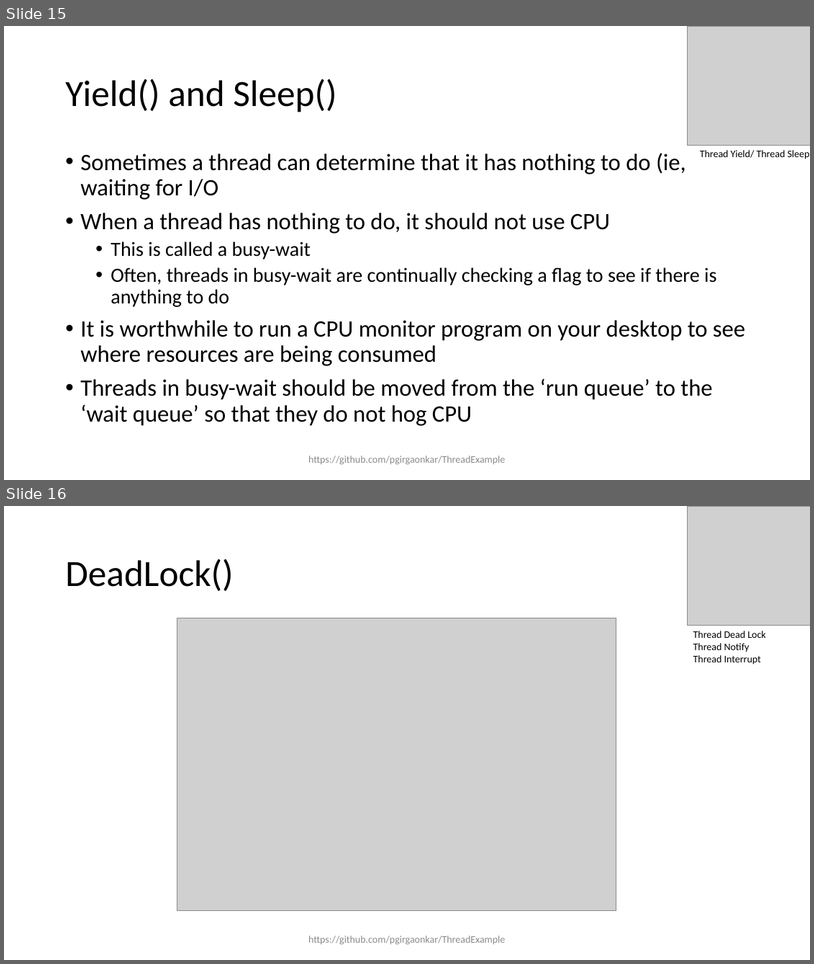
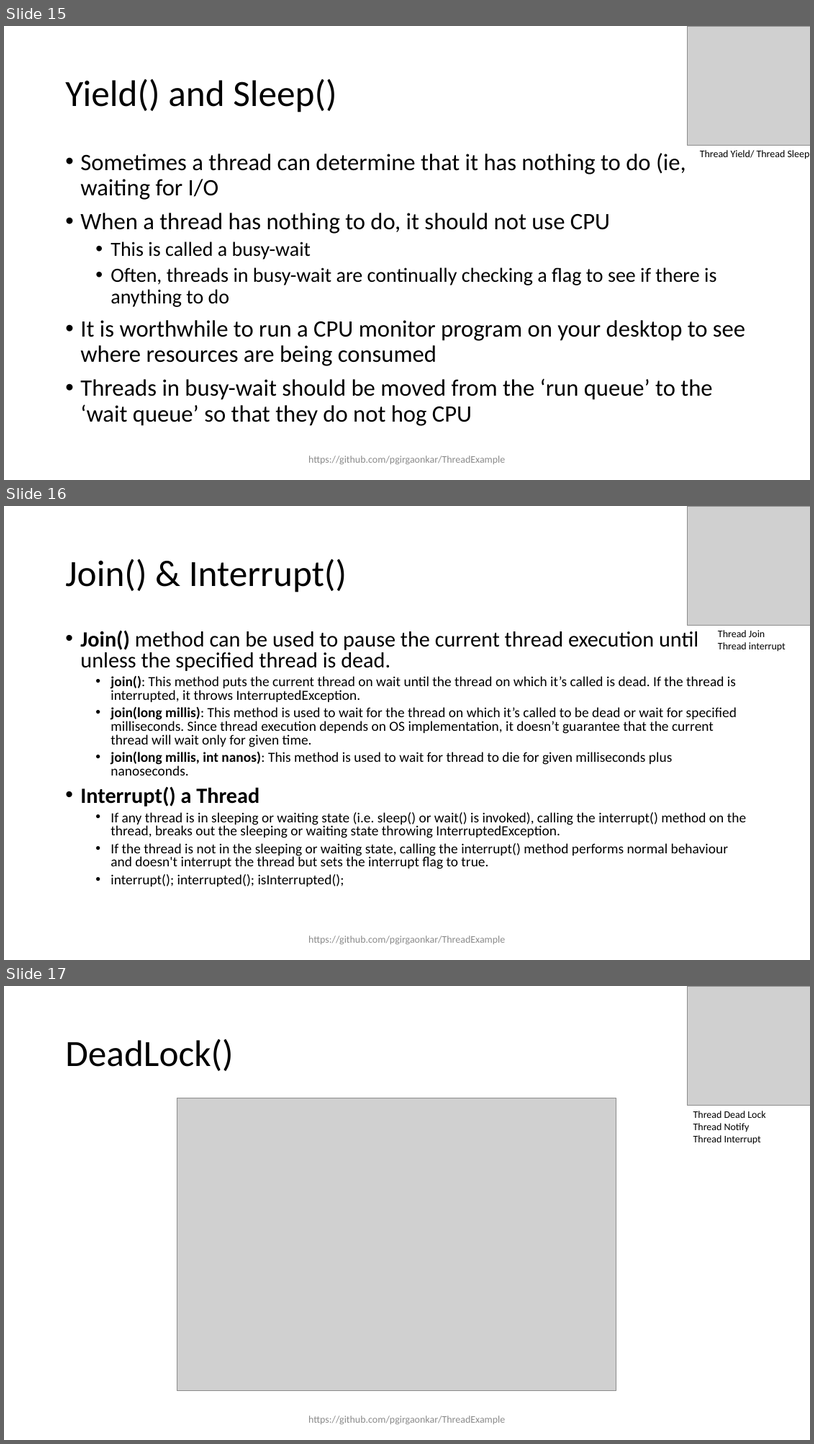
Before and after one commit to pgirgaonkar/ThreadExample, a slide deck: Concurrency.pptx. Shown one above the other, each under a label of ours: slides 15 and 16 before the commit, slides 15, 16 and 17 after it. The pictures are 814x964 and 814x1444 pixels, drawn with LibreOffice and Linux fonts; fonts in the diff are those of the drawing; grey boxes stand for pictures. Boxes give left, top, right and bottom in pixels: in the first picture for what was removed or moved away, otherwise in the second. Text is boxed around its words. In the diff, an @@ line names an element or a change of style, - is before the commit and + after.

```diff
--- a/Concurrency.pptx
+++ b/Concurrency.pptx
@@ slide 16 added at <box>4,506,810,960</box>, background #FFFFFF @@
@@ picture added at <box>687,506,810,626</box> @@
@@ title added at <box>65,559,347,592</box>, 44 pt, text #000000 @@
+Join() & Interrupt()
@@ text added at <box>80,631,746,886</box>, 16.6 pt, text #000000 @@
+• Join() method can be used to pause the current thread execution until unless the specified thread is dead.
+  • join(): This method puts the current thread on wait until the thread on which it’s called is dead. If the thread is interrupted, it throws InterruptedException.
+  • join(long millis): This method is used to wait for the thread on which it’s called to be dead or wait for specified milliseconds. Since thread execution depends on OS implementation, it doesn’t guarantee that the current thread will wait only for given time.
+  • join(long millis, int nanos): This method is used to wait for thread to die for given milliseconds plus nanoseconds.
+• Interrupt() a Thread
+  • If any thread is in sleeping or waiting state (i.e. sleep() or wait() is invoked), calling the interrupt() method on the thread, breaks out the sleeping or waiting state throwing InterruptedException.
+  • If the thread is not in the sleeping or waiting state, calling the interrupt() method performs normal behaviour and doesn't interrupt the thread but sets the interrupt flag to true.
+  • interrupt(); interrupted(); isInterrupted();
@@ text added at <box>718,630,786,651</box>, 12 pt, text #000000 @@
+Thread Join
+Thread interrupt
@@ text added at <box>309,935,505,944</box>, 12 pt, text #8C8C8C @@
+https://github.com/pgirgaonkar/ThreadExample
@@ what was slide 16 is now slide 17 @@
```
Also in this commit, not shown: 8 other files.
